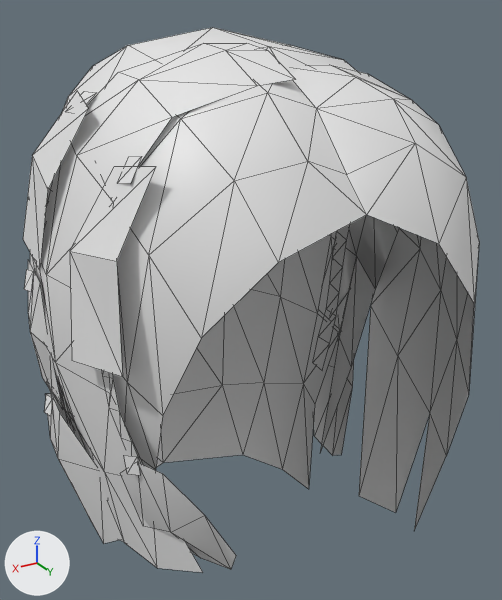
What one commit did to the glTF model assets/Converted Models/HairStyle/Human Female/Mage female hair 34.glb.
Rendered twice from a 50 mm camera at (0.137, 0.239, 0.159) aimed at (-0.008, -0.003, 0.039). Every picture has the same lights, and +X, +Y and +Z are marked at lower left. The picture after the commit comes second. Mesh edges are drawn as thin lines.

Objects in the first picture: '��ʦŮͷ��34_0', '��ʦŮͷ��34_1'.
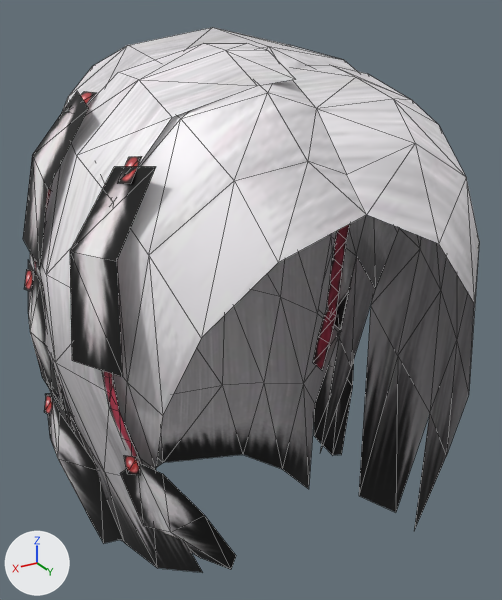
Changed parts and their boxes [x1, y1, x2, y2] in the pictures (502 x 600 px):
'��ʦŮͷ��34_0', recoloured: [30, 27, 479, 573] in both
'��ʦŮͷ��34_1', recoloured (white to grey): [23, 91, 354, 569] in both

The change, as a list of edits to the scene's bpy script:
```text
Add img_tex_6960625011649863546_dds:
    img_tex_6960625011649863546_dds = load_image('tex_6960625011649863546.dds', '_unpacked/tex_6960625011649863546.dds', 512, 512, 'sRGB')
Add img_tex_6055092352253804169_dds:
    img_tex_6055092352253804169_dds = load_image('tex_6055092352253804169.dds', '_unpacked/tex_6055092352253804169.dds', 512, 512, 'sRGB')
Add mat_法师女头发34_1_mat:
    mat_法师女头发34_1_mat = principled_material('法师女头发34_1_mat')
    mat_法师女头发34_1_mat.texture = img_tex_6960625011649863546_dds
Add mat_法师女头发34_0_mat:
    mat_法师女头发34_0_mat = principled_material('法师女头发34_0_mat')
    mat_法师女头发34_0_mat.texture = img_tex_6055092352253804169_dds
Change me_ʦůͷ__34_0:
    where me_ʦůͷ__34_0.from_pydata(...)  # 146 vertices, 213 faces; spans x -0.078..0.081, y -0.093..0.09, z -0.101..0.15
    add me_ʦůͷ__34_0.materials.append(mat_法师女头发34_0_mat)  # picture img_tex_6055092352253804169_dds
Change me_ʦůͷ__34_1:
    where me_ʦůͷ__34_1.from_pydata(...)  # 145 vertices, 112 faces; spans x -0.08..0.084, y -0.046..0.062, z -0.069..0.131
    add me_ʦůͷ__34_1.materials.append(mat_法师女头发34_1_mat)  # picture img_tex_6960625011649863546_dds
```
